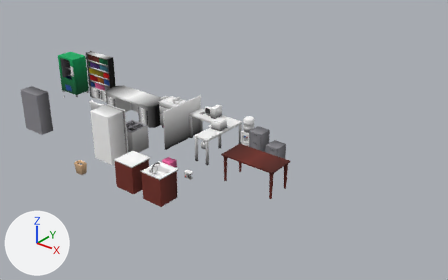
The Blender file Assets/Meshes/Office.blend, before and after one commit.
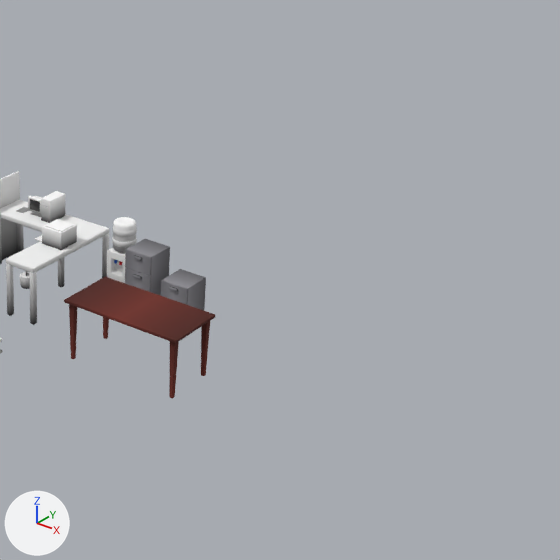
Each version appears first whole from a 50 mm lens placed at (13.17, -15.31, 10.1), pointed at (1.35, -0.53, 0.94), and next in a close-up on the part from 43% to 100% of the width and 6% to 98% of the height. Every picture has the same lights, and +X, +Y and +Z are marked at lower left. The older version's two pictures come first.

In view in the first close-up: 'CubicleDesk', 'CubicleSeparator', 'FileCabinet', 'FileCabinetSmall', 'Printer', 'Table', 'WaterDispenserJug' and 6 more.
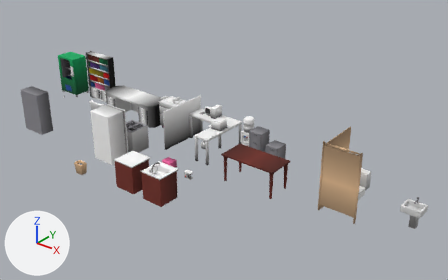
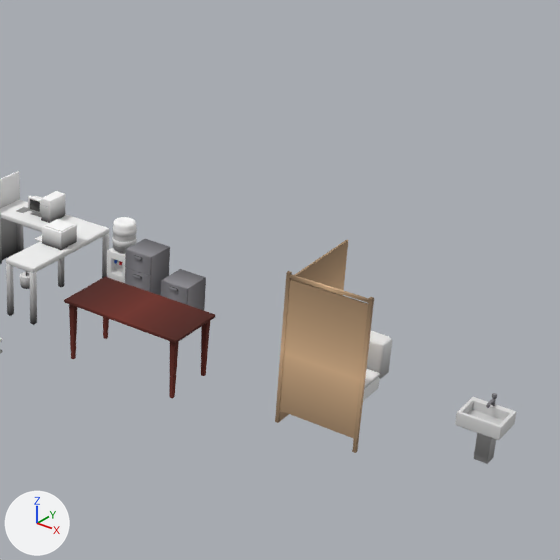
Where the change shows, as pixel boxes (x1, y1, x2, y2) in the close-ups (560 x 560 px):
'BathroomStallDoor', added (beige): after (280, 279, 368, 439)
'BathroomSink', added: after (455, 393, 516, 464)
'StallDoorHolder', added: after (275, 271, 374, 453)
'BathroomStall', added: after (280, 240, 348, 421)
'Toilet', added: after (363, 331, 392, 401)

The edits, one by one:
Mesh me_cube_028 is new.
It has 36 vertices, 30 faces and spans x -0.62..0.62, y -0.04..0.01, z 0.0..2.3.
It uses material mat_gradcolor (picture img_crayola_13_grad_png).
Mesh me_cube_023 is new.
It has 12 vertices, 10 faces and spans x 0.0..1.14, y 0.0..0.03, z 0.2..2.2.
It uses material mat_gradcolor (picture img_crayola_13_grad_png).
Mesh me_cube_019 is new.
It has 12 vertices, 9 faces and spans x 0.0..0.03, y -1.0..0.57, z 0.0..2.2.
It uses material mat_gradcolor (picture img_crayola_13_grad_png).
Mesh me_cube_008 is new.
It has 56 vertices, 49 faces and spans x -0.3..0.3, y -0.5..0.0, z 0.0..0.971.
It uses material mat_gradcolor (picture img_crayola_13_grad_png).
Mesh me_cube_003 is new.
It has 60 vertices, 48 faces and spans x -0.371..0.3, y -0.4..0.5, z 0.0..1.0.
It uses material mat_gradcolor (picture img_crayola_13_grad_png).
Object 'StallDoorHolder' (ob_stalldoorholder) is new; it shows me_cube_028.
Its location is (6.0, -1.0, 0.0).
Object 'BathroomStallDoor' (ob_bathroomstalldoor) is new; it shows me_cube_023.
Its location is (5.43, -1.03, 0.0).
Object 'BathroomStall' (ob_bathroomstall) is new; it shows me_cube_019.
Its location is (5.4, 0.0, 0.0).
Object 'BathroomSink' (ob_bathroomsink) is new; it shows me_cube_008.
Its location is (8.0, 0.0, 0.0).
It gains a BEVEL modifier named 'Bevel'.
Modifier setting: harden_normals = True.
Object 'Toilet' (ob_toilet) is new; it shows me_cube_003.
Its location is (6.0, 0.0, 0.0).
It gains a BEVEL modifier named 'Bevel'.
Modifier setting: limit_method = 'WEIGHT'.
Modifier setting: harden_normals = True.
